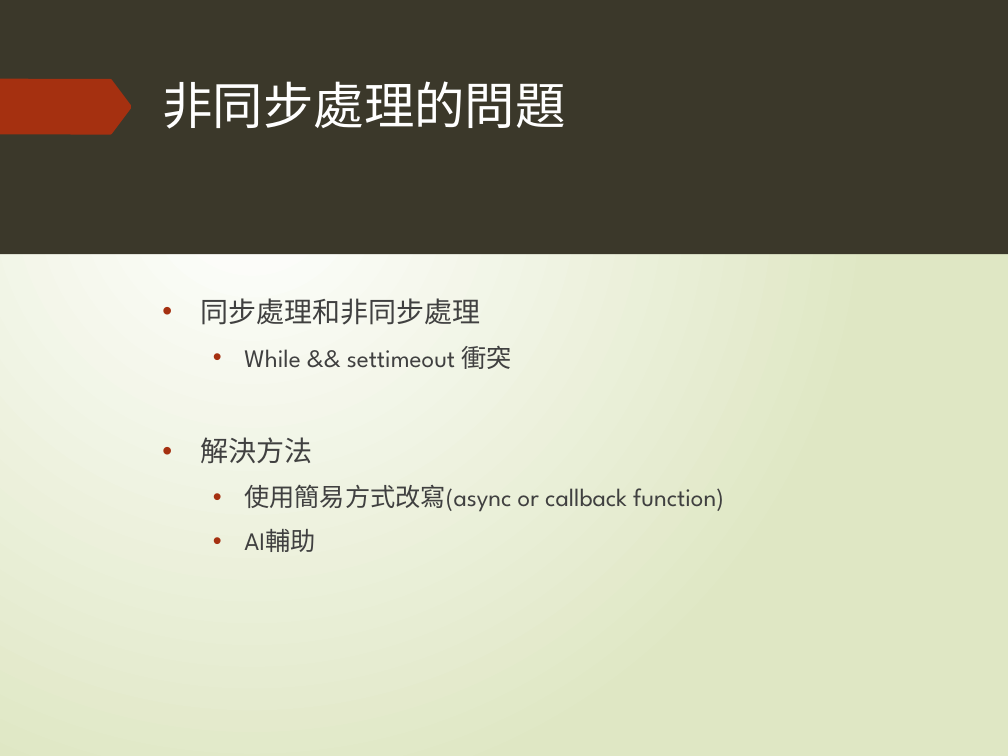
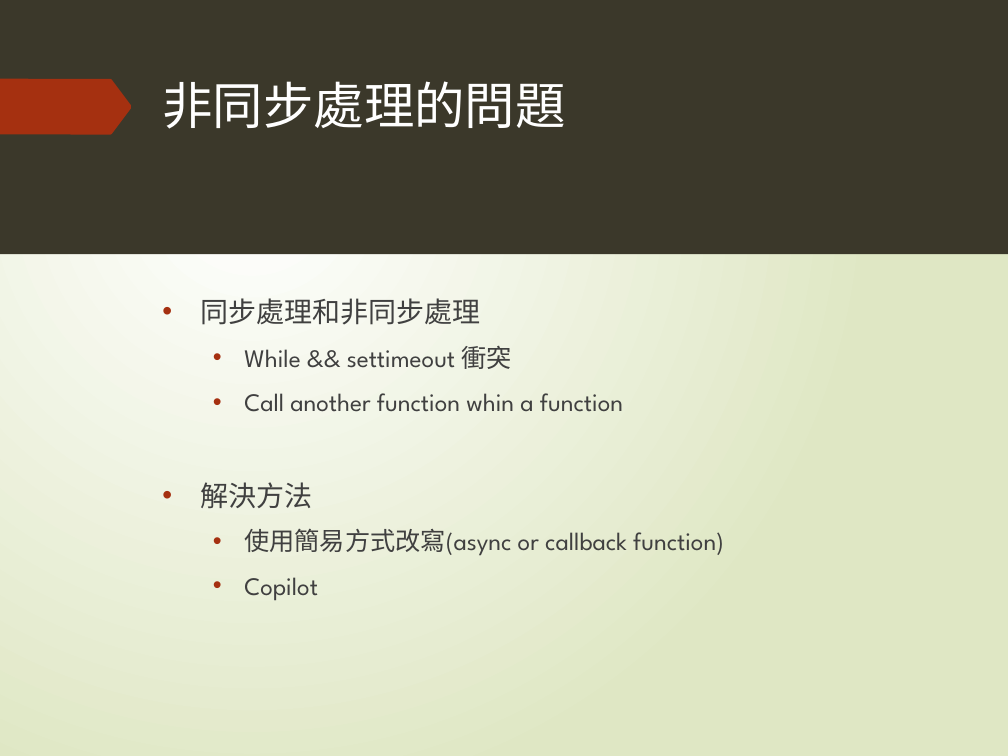
Before and after one commit to epcake/JS_project, a slide deck: slide 7 of intro.pptx (slide 5 before the commit). Drawn at 1008x756 pixels with LibreOffice and Linux fonts; fonts in the diff are those of the drawing. Boxes give left, top, right and bottom in pixels: in the first picture for what was removed or moved away, otherwise in the second. Text is boxed around its words. In the diff, an @@ line names an element or a change of style, - is before the commit and + after.

```diff
--- a/intro.pptx
+++ b/intro.pptx
@@ text at (244,393,623,412): paragraph added @@
+  • Call another function whin a function
@@ text at (244,577,318,601): text changed @@
-  • AI輔助
+  • Copilot
```
Also in this commit, not shown: 3 other slides changed, 2 slides added, 1 other file.
